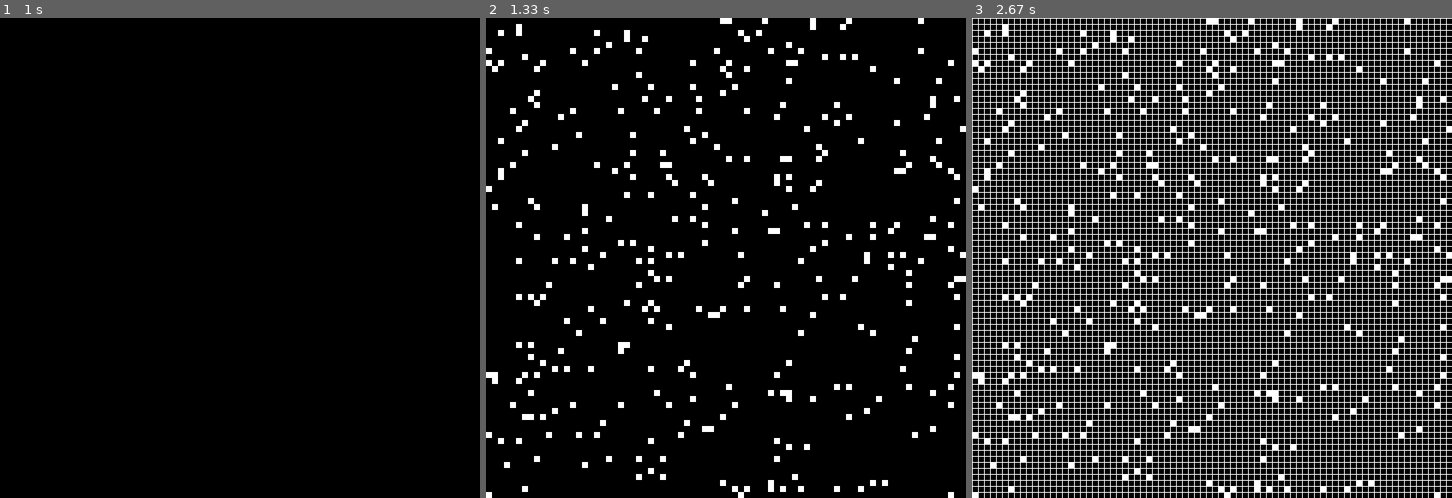
Above: before the commit, frames 1-3 (left to right).
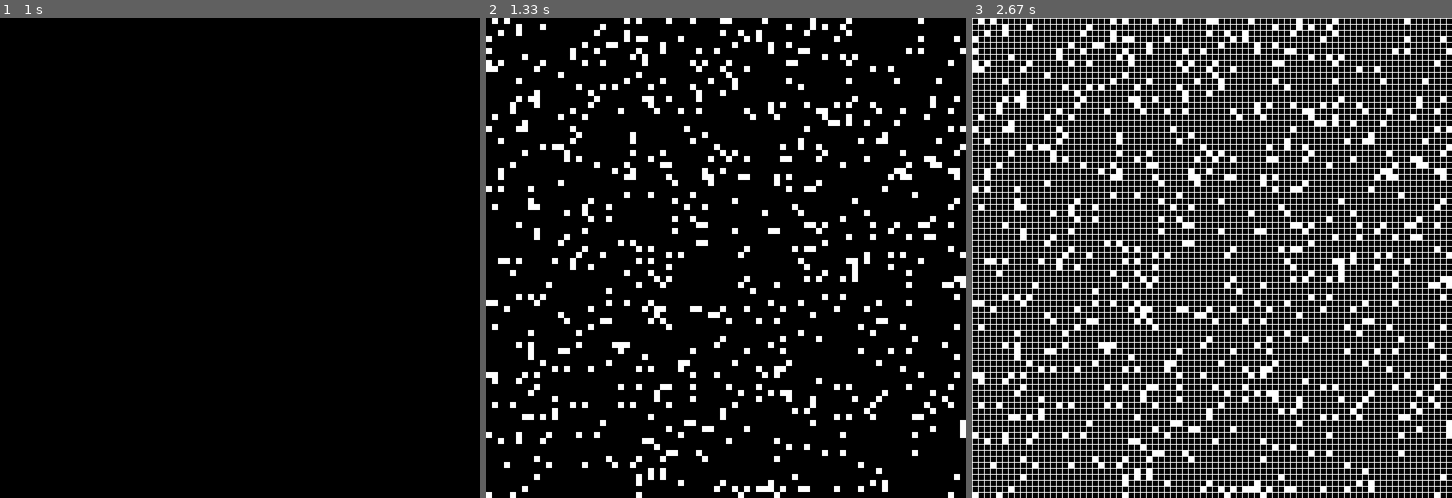
Above: after the commit, the same moments.

Repository: ihave13digits/PyGameOfLife
Game: pygame game, started from run.py
Two runs of this game, one before a commit and one after it. Both use one fixed random seed, a clock stepped at 60 frames per second and the inputs below.
Inputs (mouse positions are in pixels of both pictures, inside the frame that each line leads up to):
- Up to frame 1 (1 s): tap 1 at 0.33 s; hold 0 from 0.67 s (still down); move the mouse to (288, 363) at 0.7 s
- Up to frame 2 (1.33 s): release 0 at 1.13 s; tap R at 1.17 s
- Up to frame 3 (2.67 s): tap 2 at 1.5 s; hold 3 1.83-2.3 s; move the mouse to (1135, 99) at 1.87 s; tap G at 2.33 s

Frame 1 is identical in both runs. In frame 2, 4.5% of the frame differs, in the area x 0-100%, y 0-100%; in frame 3, 3.4%.

Commit message:
added prefabs

Diff:
--- a/run.py
+++ b/run.py
@@ -2,6 +2,8 @@
 
 import pygame as pg
 from random import choice
+
+from var import template
 
 cell_size = 8
 window_size = (640, 640)
@@ -61,6 +63,9 @@
             dt = self.clock.tick(60) / 1000
             self.event()
             self.update()
+
+    def get_selection(self):
+        pass
 
     def get_neighbors(self, matrix, i):
         neighbors = 0
@@ -95,6 +100,23 @@
             self.screen.blit(cell.img, cell)
         pg.display.flip()
 
+    def paste(self, X, Y, key):
+        for y in range(template[key]['height']):
+            for x in range(template[key]['width']):
+                index = ((y * template[key]['width']) + x)
+                i = ((Y+y * self.width) + X+x)
+                self.matrix[i].alive = template[key]['matrix'][index]
+
+    def prefab(self, X, Y, key):
+        try:
+            for v in template[key]['vectors']:
+                x = X+v[0]
+                y = Y+v[1]
+                i = ((y * self.width) + x)
+                self.matrix[i].alive = True
+        except:
+            pass
+
     def event(self):
         for event in pg.event.get():
             # Window Input
@@ -117,7 +139,7 @@
                 self.draw_cells()
 
             # Key Input
-            if event.type == pg.KEYDOWN:
+            if event.type == pg.KEYUP:
                 if event.key == pg.K_ESCAPE:
                     self.running = False
 
@@ -125,7 +147,7 @@
                     self.matrix.clear()
                     for y in range(self.height):
                         for x in range(self.width):
-                            c = Cell(x*cell_size, y*cell_size, bool(choice([0,0,0,0,0,0,0,0,0,0,0,0,0,0,0,0,0,0,0,1])))
+                            c = Cell(x*cell_size, y*cell_size, bool(choice([0,0,0,0,0,0,0,0,0,1])))
                             self.matrix.append(c)
                     self.draw_cells()
                     #print("\n"*50)
@@ -173,6 +195,35 @@
                     index = (y * self.width) + x
                     #print("\n"*50)
                     print("Alive:", self.matrix[index].alive, "\nNeighbors:", self.get_neighbors(matrix, index))
+
+                if event.key == pg.K_0:
+                    mp = list(pg.mouse.get_pos())
+                    x, y = int(mp[0]/cell_size), int(mp[1]/cell_size)
+                    self.prefab(x, y, 'glider_gun')
+                if event.key == pg.K_1:
+                    mp = list(pg.mouse.get_pos())
+                    x, y = int(mp[0]/cell_size), int(mp[1]/cell_size)
+                    self.prefab(x, y, 'glider')
+                if event.key == pg.K_2:
+                    mp = list(pg.mouse.get_pos())
+                    x, y = int(mp[0]/cell_size), int(mp[1]/cell_size)
+                    self.prefab(x, y, 'r')
+                if event.key == pg.K_3:
+                    mp = list(pg.mouse.get_pos())
+                    x, y = int(mp[0]/cell_size), int(mp[1]/cell_size)
+                    self.prefab(x, y, 'acorn')
+                if event.key == pg.K_4:
+                    mp = list(pg.mouse.get_pos())
+                    x, y = int(mp[0]/cell_size), int(mp[1]/cell_size)
+                    self.prefab(x, y, 'diehard')
+                if event.key == pg.K_5:
+                    mp = list(pg.mouse.get_pos())
+                    x, y = int(mp[0]/cell_size), int(mp[1]/cell_size)
+                    self.prefab(x, y, 'ship')
+                if event.key == pg.K_9:
+                    mp = list(pg.mouse.get_pos())
+                    x, y = int(mp[0]/cell_size), int(mp[1]/cell_size)
+                    self.prefab(x, y, 'mandala')
 
     def apply_rules(self):
         # Get last generation
--- /dev/null
+++ b/var.py
@@ -0,0 +1,102 @@
+template = {
+        'glider_gun' : {
+            'width' : 36,
+            'height' : 9,
+            'matrix' : [
+                0,0,0,0,0,0,0,0,0,0,0,0,0,0,0,0,0,0,0,0,0,0,0,0,1,0,0,0,0,0,0,0,0,0,0,0,
+                0,0,0,0,0,0,0,0,0,0,0,0,0,0,0,0,0,0,0,0,0,0,1,0,1,0,0,0,0,0,0,0,0,0,0,0,
+                0,0,0,0,0,0,0,0,0,0,0,0,1,1,0,0,0,0,0,0,1,1,0,0,0,0,0,0,0,0,0,0,0,0,1,1,
+                0,0,0,0,0,0,0,0,0,0,0,1,0,0,0,1,0,0,0,0,1,1,0,0,0,0,0,0,0,0,0,0,0,0,1,1,
+                1,1,0,0,0,0,0,0,0,0,1,0,0,0,0,0,1,0,0,0,1,1,0,0,0,0,0,0,0,0,0,0,0,0,0,0,
+                1,1,0,0,0,0,0,0,0,0,1,0,0,0,1,0,1,1,0,0,0,0,1,0,1,0,0,0,0,0,0,0,0,0,0,0,
+                0,0,0,0,0,0,0,0,0,0,1,0,0,0,0,0,1,0,0,0,0,0,0,0,1,0,0,0,0,0,0,0,0,0,0,0,
+                0,0,0,0,0,0,0,0,0,0,0,1,0,0,0,1,0,0,0,0,0,0,0,0,0,0,0,0,0,0,0,0,0,0,0,0,
+                0,0,0,0,0,0,0,0,0,0,0,0,1,1,0,0,0,0,0,0,0,0,0,0,0,0,0,0,0,0,0,0,0,0,0,0,
+                ],
+            'vectors' : [
+                [24,0],[22,1],[24,1],[12,2],[13,2],[20,2],
+                [21,2],[34,2],[35,2],[11,3],[15,3],[20,3],
+                [21,3],[34,3],[35,3],[0,4],[1,4],[10,4],
+                [16,4],[20,4],[21,4],[0,5],[1,5],[10,5],
+                [14,5],[16,5],[17,5],[22,5],[24,5],[10,6],
+                [16,6],[24,6],[11,7],[15,7],[12,8],[13,8]
+                ]},
+        'glider' : {
+            'width' : 3,
+            'height' : 3,
+            'matrix' : [
+                0,0,1,
+                1,1,0,
+                0,1,1,
+                ],
+            'vectors' : [
+                [2,0],[0,1],[1,1],[1,2],[2,2]
+                ]},
+        'r' : {
+            'width' : 3,
+            'height' : 3,
+            'matrix' : [
+                0,1,1,
+                1,1,0,
+                0,1,0,
+                ],
+            'vectors' : [
+                [1,0],[2,0],[0,1],[1,1],[1,2]
+                ]},
+        'acorn' : {
+            'width' : 6,
+            'height' : 3,
+            'matrix' : [
+                0,1,0,0,0,0,
+                0,0,0,1,0,0,
+                1,1,0,0,1,1,
+                ],
+            'vectors' : [
+                [1,0],[3,1],[0,2],[1,2],[4,2],[5,2]
+                ]},
+        'diehard' : {
+            'width' : 8,
+            'height' : 3,
+            'matrix' : [
+                0,0,0,0,0,0,1,0,
+                1,1,0,0,0,0,0,0,
+                0,1,0,0,0,1,1,1,
+                ],
+            'vectors' : [
+                [6,0],[0,1],[1,1],[1,2],[5,2],[6,2],[7,2]
+                ]},
+        'mandala' : {
+            'width' : 8,
+            'height' : 8,
+            'matrix' : [
+                0,0,0,1,1,0,0,0,
+                0,0,1,0,1,1,0,0,
+                0,1,0,1,1,0,1,0,
+                1,1,1,0,0,1,0,1,
+                1,0,1,0,0,1,1,1,
+                0,1,0,1,1,0,1,0,
+                0,0,1,1,0,1,0,0,
+                0,0,0,1,1,0,0,0,
+                ],
+            'vectors' : [
+                [3,0],[4,0],[2,1],[4,1],[5,1],[1,2],[3,2],
+                [4,2],[6,2],[0,3],[1,3],[2,3],[5,3],[7,3],
+                [0,4],[2,4],[5,4],[6,4],[7,4],[1,5],[3,5],
+                [4,5],[6,5],[2,6],[3,6],[5,6],[3,7],[4,7]
+                ]},
+        'ship' : {
+            'width' : 7,
+            'height' : 5,
+            'matrix' : [
+                0,0,1,1,0,0,0,
+                1,0,0,0,0,1,0,
+                0,0,0,0,0,0,1,
+                1,0,0,0,0,0,1,
+                0,1,1,1,1,1,1,
+                ],
+            'vectors' : [
+                [2,0],[3,0],[0,1],[5,1],[6,2],
+                [0,3],[6,3],[1,4],[2,4],[3,4],
+                [4,4],[5,4],[6,4]
+                ]},
+        }
